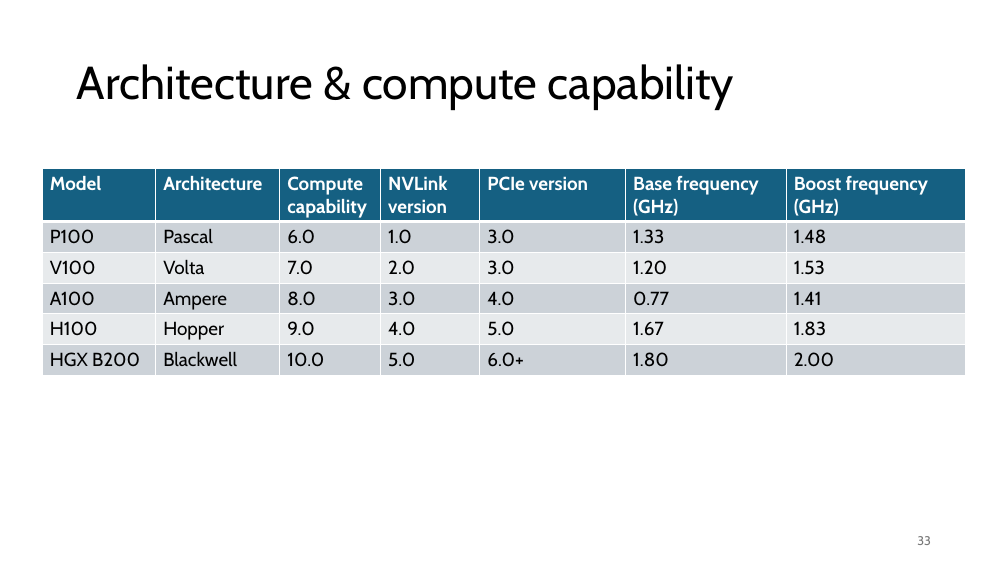
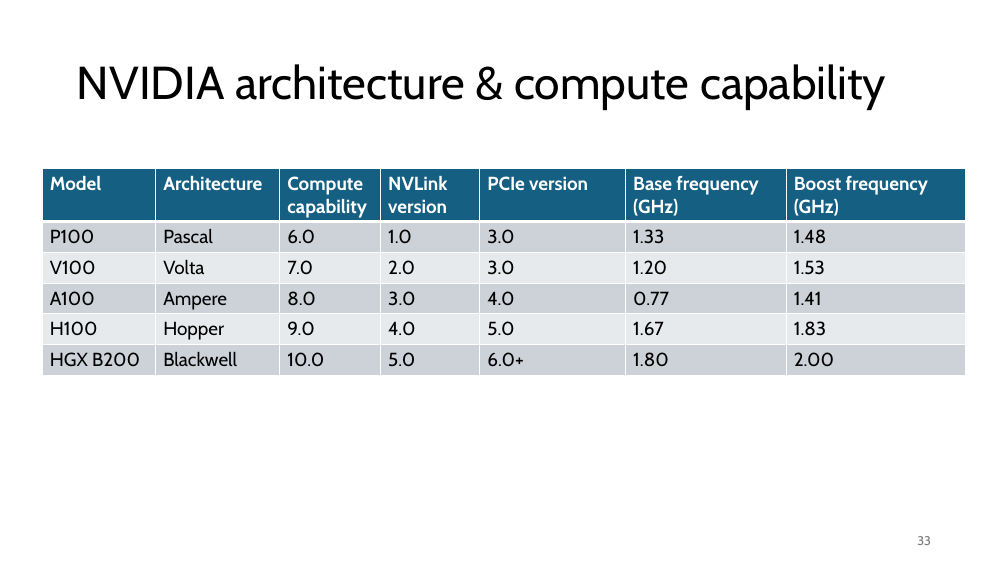
Before and after one commit to gjbex/GPU-programming, a slide deck: slide 33 of gpu_programming.pptx. Drawn at 1008x567 pixels with LibreOffice and Linux fonts; fonts in the diff are those of the drawing. Boxes give left, top, right and bottom in pixels: in the first picture for what was removed or moved away, otherwise in the second. Text is boxed around its words. In the diff, an @@ line names an element or a change of style, - is before the commit and + after.

```diff
--- a/gpu_programming.pptx
+++ b/gpu_programming.pptx
@@ title at <box>77,64,886,110</box>: text changed @@
-Architecture & compute capability
+NVIDIA architecture & compute capability
```
Also in this commit, not shown: 10 other slides changed, 5 slides added, 6 slides removed.
